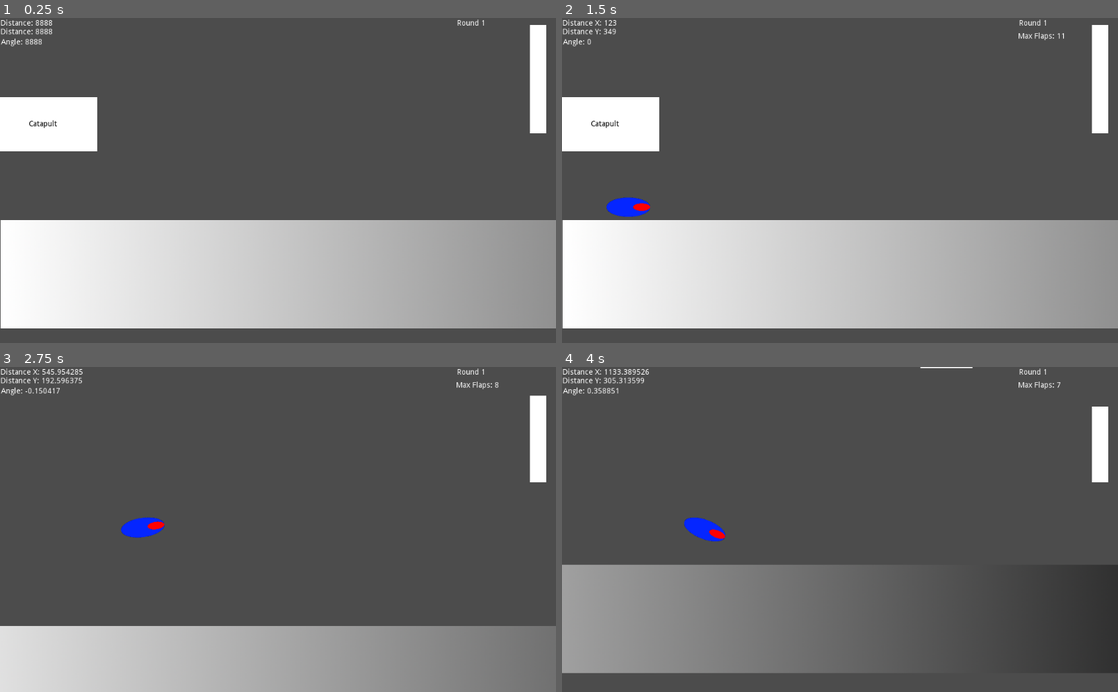
Above: before the commit, frames 1-4 (two rows, left to right).
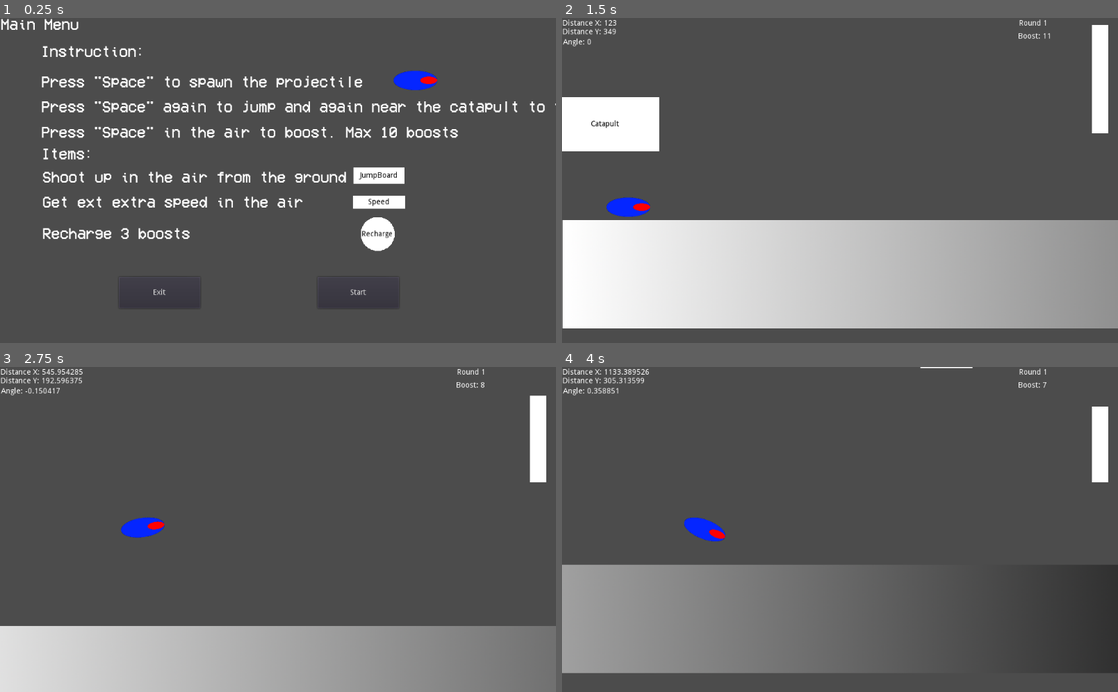
Above: after the commit, the same moments.

Repository: juteh/icarus
Game: Godot game, scene res://nodes/MainMenuScreen/MainMenuScreen.tscn
Same seed, same stepped clock (60 frames per second), same inputs: the game is played once before the commit and once after it. Before the commit the project starts from res://nodes/World.tscn.
Inputs (mouse positions are in pixels of both pictures, inside the frame that each line leads up to):
- Up to frame 1 (0.25 s): no input
- Up to frame 2 (1.5 s): click (917, 291) at 0.5 s, where only the run after the commit has a clickable "Start"; tap Enter (ui_accept) at 1.25 s
- Up to frame 3 (2.75 s): tap Enter (ui_accept) at 1.52, 1.82, 2.27, 2.57 s
- Up to frame 4 (4 s): tap Enter (ui_accept) at 3.77 s

The runs differ from the first frame. In frame 1, 43% of the frame differs, in the area x 0-100%, y 0-96%; in frame 2, less than 0.1%; in frame 3, less than 0.1%; in frame 4, less than 0.1%.

Commit message:
Add main menu

Diff:
--- a/nodes/GameUI/GameUI.gd
+++ b/nodes/GameUI/GameUI.gd
@@ -19,7 +19,7 @@
 		distanceLabelX.text = "Distance X: " + str(GameStatus.projectileInstance.position.x)
 		distanceLabelY.text = "Distance Y: " + str(GameStatus.projectileInstance.position.y)
 		angleLabel.text = "Angle: " + str(GameStatus.projectileInstance.rotation)
-		maxFlapsLabel.text = "Max Flaps: " + str(GameStatus.projectileInstance.impulseAttempts)
+		maxFlapsLabel.text = "Boost: " + str(GameStatus.projectileInstance.impulseAttempts)
 		maxFlapsProgressBar.value = GameStatus.projectileInstance.impulseAttempts
 	if (GameStatus.isLanded):
 		scoreLabel.text = str(stepify(GameStatus.projectileInstance.position.x / 100, 0.01)) + "m!"
--- a/nodes/GameUI/GameUI.tscn
+++ b/nodes/GameUI/GameUI.tscn
@@ -50,7 +50,7 @@
 margin_top = 27.0
 margin_right = 923.0
 margin_bottom = 41.0
-text = "Max Flaps 10"
+text = "Boost: 10"
 
 [node name="MaxFlapsProgressBar" type="TextureProgress" parent="."]
 margin_left = 976.0
--- /dev/null
+++ b/nodes/MainMenuScreen/MainMenuScreen.gd
@@ -0,0 +1,14 @@
+extends CanvasLayer
+
+
+func _ready():
+	pass
+
+
+func _on_ExitButton_pressed():
+	get_tree().quit()
+
+func _on_StartButton_pressed():
+	var error_change_scene = get_tree().change_scene("res://nodes/World.tscn")
+	if (error_change_scene != 0):
+		print_debug("error_change_scene: ", error_change_scene)
--- /dev/null
+++ b/nodes/MainMenuScreen/MainMenuScreen.tscn
@@ -0,0 +1,131 @@
+[gd_scene load_steps=10 format=2]
+
+[ext_resource path="res://ASSETS/fonts/VCR_OSD_MONO_1.001.ttf" type="DynamicFontData" id=1]
+[ext_resource path="res://nodes/MainMenuScreen/MainMenuScreen.gd" type="Script" id=2]
+[ext_resource path="res://nodes/projectile/Projectile.tscn" type="PackedScene" id=3]
+[ext_resource path="res://nodes/catapult/Catapult.tscn" type="PackedScene" id=4]
+[ext_resource path="res://nodes/Items/JumpBoard/JumpBoard.tscn" type="PackedScene" id=5]
+[ext_resource path="res://nodes/Items/RechargeFlaps/RechargeFlapsItem.tscn" type="PackedScene" id=6]
+[ext_resource path="res://nodes/Items/SpeedItem/SpeedItem.tscn" type="PackedScene" id=7]
+
+[sub_resource type="DynamicFont" id=1]
+size = 28
+font_data = ExtResource( 1 )
+
+[sub_resource type="DynamicFont" id=2]
+size = 28
+font_data = ExtResource( 1 )
+
+[node name="MainMenuScreen" type="CanvasLayer"]
+script = ExtResource( 2 )
+
+[node name="Headline" type="Label" parent="."]
+margin_left = 1.0
+margin_top = -2.0
+margin_right = 147.0
+margin_bottom = 79.0
+custom_fonts/font = SubResource( 1 )
+text = "Main Menu"
+
+[node name="ExitButton" type="Button" parent="."]
+margin_left = 219.0
+margin_top = 478.0
+margin_right = 369.0
+margin_bottom = 536.0
+rect_pivot_offset = Vector2( 109, 38 )
+text = "Exit"
+
+[node name="StartButton" type="Button" parent="."]
+margin_left = 585.0
+margin_top = 478.0
+margin_right = 735.0
+margin_bottom = 536.0
+rect_pivot_offset = Vector2( 109, 38 )
+text = "Start"
+
+[node name="Label1" type="Label" parent="."]
+margin_left = 75.0
+margin_top = 48.0
+margin_right = 597.0
+margin_bottom = 81.0
+custom_fonts/font = SubResource( 2 )
+text = "Instruction:"
+
+[node name="Label2" type="Label" parent="."]
+margin_left = 76.0
+margin_top = 104.0
+margin_right = 668.0
+margin_bottom = 137.0
+custom_fonts/font = SubResource( 2 )
+text = "Press \"Space\" to spawn the projectile"
+
+[node name="Label3" type="Label" parent="."]
+margin_left = 76.0
+margin_top = 150.0
+margin_right = 1068.0
+margin_bottom = 183.0
+custom_fonts/font = SubResource( 2 )
+text = "Press \"Space\" again to jump and again near the catapult to fly"
+
+[node name="Label4" type="Label" parent="."]
+margin_left = 76.0
+margin_top = 197.0
+margin_right = 1068.0
+margin_bottom = 230.0
+custom_fonts/font = SubResource( 2 )
+text = "Press \"Space\" in the air to boost. Max 10 boosts"
+
+[node name="Label5" type="Label" parent="."]
+margin_left = 76.0
+margin_top = 237.0
+margin_right = 1068.0
+margin_bottom = 270.0
+custom_fonts/font = SubResource( 2 )
+text = "Items:"
+
+[node name="Label6" type="Label" parent="."]
+margin_left = 78.0
+margin_top = 280.0
+margin_right = 1070.0
+margin_bottom = 313.0
+custom_fonts/font = SubResource( 2 )
+text = "Shoot up in the air from the ground"
+
+[node name="Label7" type="Label" parent="."]
+margin_left = 78.0
+margin_top = 326.0
+margin_right = 1070.0
+margin_bottom = 359.0
+custom_fonts/font = SubResource( 2 )
+text = "Get ext extra speed in the air"
+
+[node name="Label8" type="Label" parent="."]
+margin_left = 78.0
+margin_top = 384.0
+margin_right = 1070.0
+margin_bottom = 417.0
+custom_fonts/font = SubResource( 2 )
+text = "Recharge 3 boosts"
+
+[node name="Projectile" parent="." instance=ExtResource( 3 )]
+position = Vector2( 766, 115 )
+script = null
+
+[node name="Catapult" parent="." instance=ExtResource( 4 )]
+position = Vector2( 1235, 155 )
+script = null
+
+[node name="RechargeFlapsItem" parent="." instance=ExtResource( 6 )]
+position = Vector2( 696, 399 )
+script = null
+
+[node name="JumpBoard" parent="." instance=ExtResource( 5 )]
+position = Vector2( 698, 291 )
+script = null
+
+[node name="SpeedItem" parent="." instance=ExtResource( 7 )]
+position = Vector2( 698, 340 )
+script = null
+
+[connection signal="pressed" from="ExitButton" to="." method="_on_ExitButton_pressed"]
+[connection signal="pressed" from="StartButton" to="." method="_on_StartButton_pressed"]
--- a/project.godot
+++ b/project.godot
@@ -11,7 +11,7 @@
 [application]
 
 config/name="icarus"
-run/main_scene="res://nodes/World.tscn"
+run/main_scene="res://nodes/MainMenuScreen/MainMenuScreen.tscn"
 config/icon="res://icon.png"
 
 [autoload]
Not shown, added: icarus.pck
